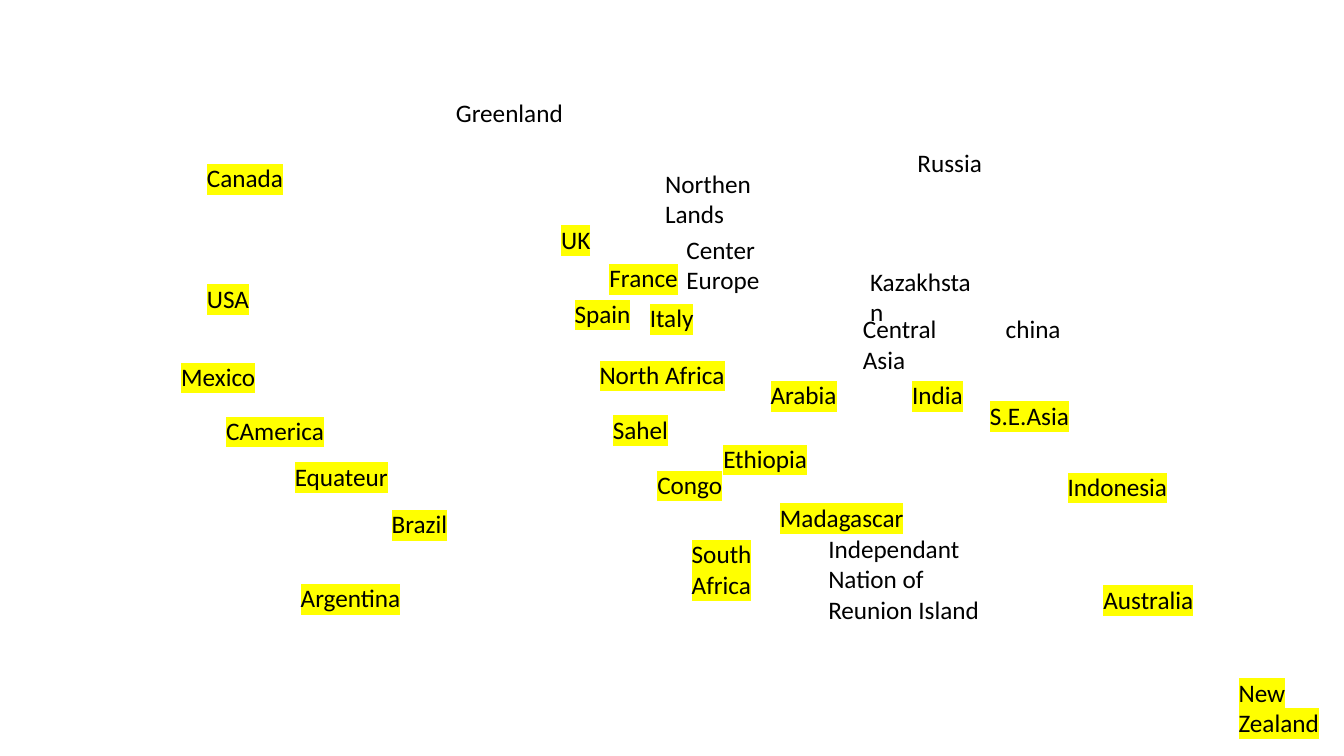
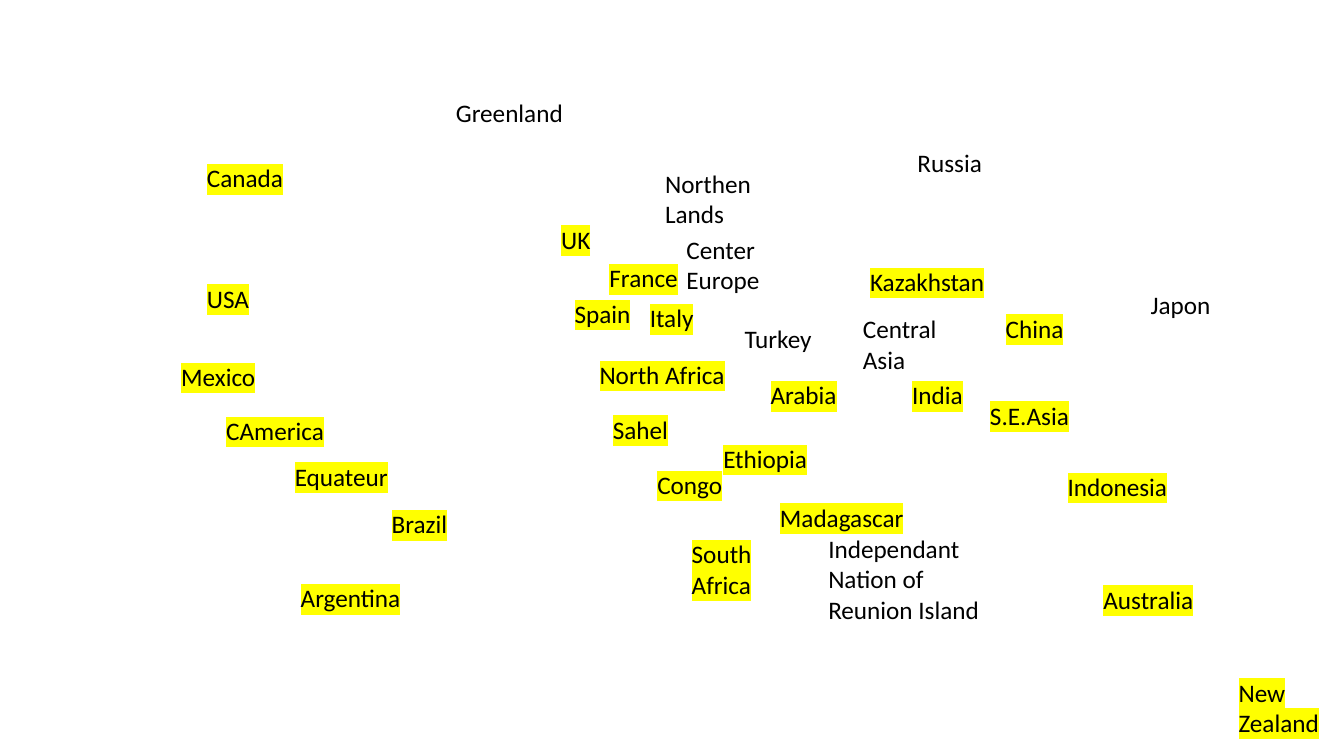
Before and after one commit to MaxleDrut/Simulation-d-epidemie, a slide deck: slide 1 of Vincent/Carte des pays.pptx. Drawn at 1344x756 pixels with LibreOffice and Linux fonts; fonts in the diff are those of the drawing; background and template pictures are left out. Boxes give left, top, right and bottom in pixels: in the first picture for what was removed or moved away, otherwise in the second. Text is boxed around its words. In the diff, an @@ line names an element or a change of style, - is before the commit and + after.

```diff
--- a/Vincent/Carte des pays.pptx
+++ b/Vincent/Carte des pays.pptx
@@ text "Kazakhstan" at (870, 273, 984, 292): highlight none to #FFFF00 @@
@@ text added at (1151, 297, 1211, 318), 18 pt, text #000000 @@
+Japon
@@ text at (1006, 317, 1064, 344): text changed @@
-china
+China
@@ text added at (745, 330, 812, 352), 18 pt, text #000000 @@
+Turkey
```
Also in this commit, not shown: 2 other files.
